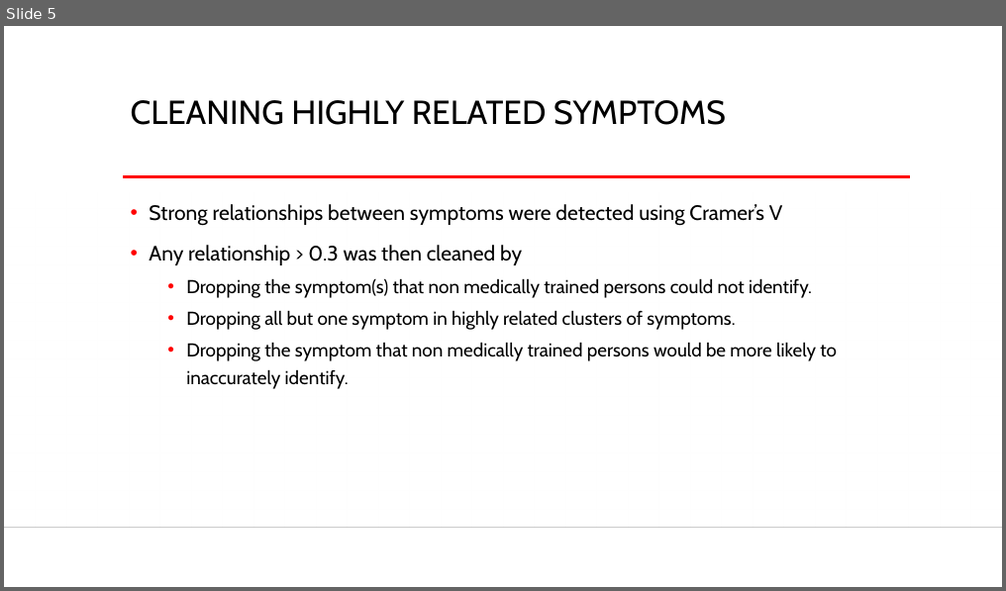
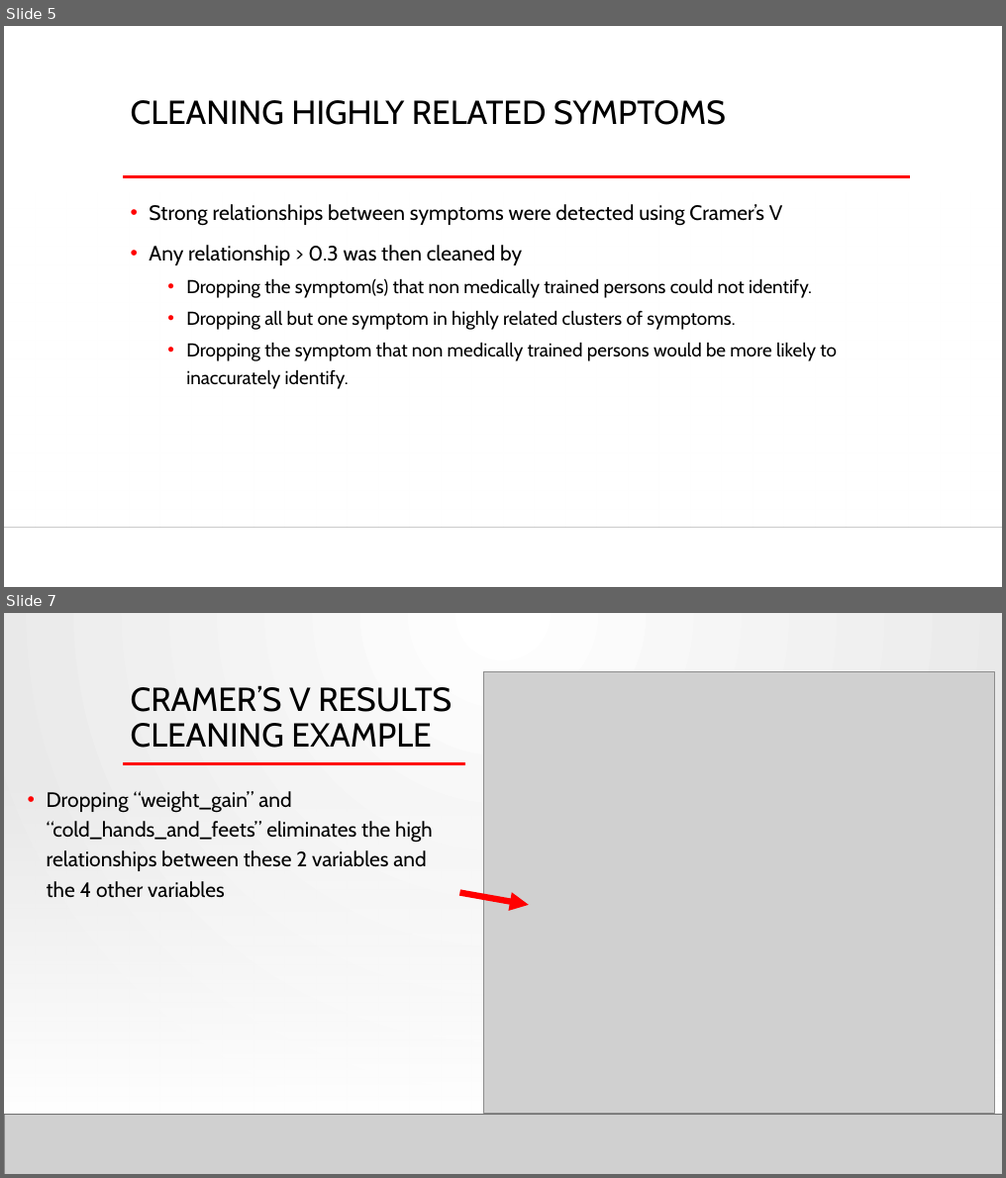
Before and after one commit to PaulButler8/springboard, a slide deck: Capstone 2/Capstone 2 Presentation.pptx. Shown one above the other, each under a label of ours: slide 5 before the commit, slides 5 and 7 after it; the slides between them are not shown. The pictures are 1006x591 and 1006x1178 pixels, drawn with LibreOffice and Linux fonts; fonts in the diff are those of the drawing; grey boxes stand for pictures; background and template pictures are left out. Boxes give left, top, right and bottom in pixels: in the first picture for what was removed or moved away, otherwise in the second. Text is boxed around its words. In the diff, an @@ line names an element or a change of style, - is before the commit and + after.

```diff
--- a/Capstone 2/Capstone 2 Presentation.pptx
+++ b/Capstone 2/Capstone 2 Presentation.pptx
@@ slide 7 added at [4, 613, 1002, 1174], background gradient #FFFFFF to #E7E7E7; not listed: 3 template elements that a slide beside it also shows @@
@@ rectangle added at [4, 613, 1002, 1174], fill gradient #FFFFFF to #E7E7E7 @@
@@ title added at [131, 685, 451, 748], 32 pt, text #000000 @@
+CRAMER’S V RESULTS CLEANING EXAMPLE
@@ picture added at [483, 672, 994, 1114] @@
@@ rectangle added at [4, 778, 1002, 1115], fill gradient #FFFFFF @@
@@ line added from (123, 764) to (465, 764), #FF0000 2.5 pt @@
@@ text added at [47, 791, 433, 898], 20 pt, text #000000 @@
+• Dropping “weight_gain” and “cold_hands_and_feets” eliminates the high relationships between these 2 variables and the 4 other variables
@@ arrow added from (460, 893) to (529, 905), #FF0000 6 pt @@
@@ picture added at [4, 1115, 1002, 1174] @@
@@ line added from (4, 1115) to (1002, 1115), #000001 1 pt @@
```
Also in this commit, not shown: 10 slides changed, 7 other slides added, 1 other file.
